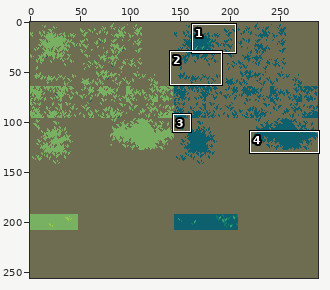
Sprite sheet, stored at images/experimental/rpg/grass2.png. The first picture is a wide view before the edit; the outline marks the close-up.
Close-up. First the earlier version:
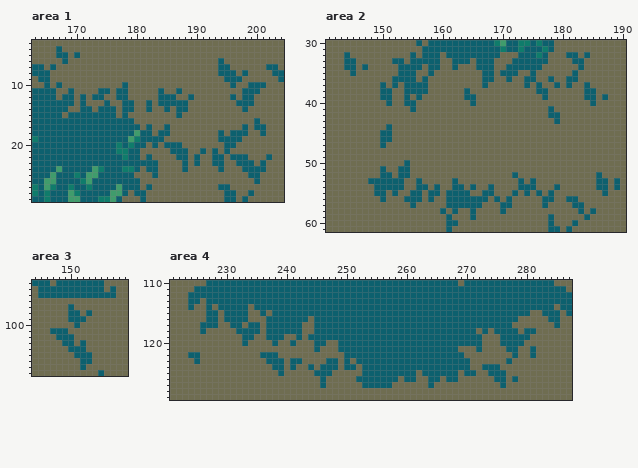
The file is 288x256 pixels. Shown: area 1: x 163..204, y 3..29; area 2: x 141..190, y 30..61; area 3: x 144..159, y 93..108; area 4: x 221..287, y 110..129. The commit also changed other parts of the picture, which this record leaves out.
Once edited:
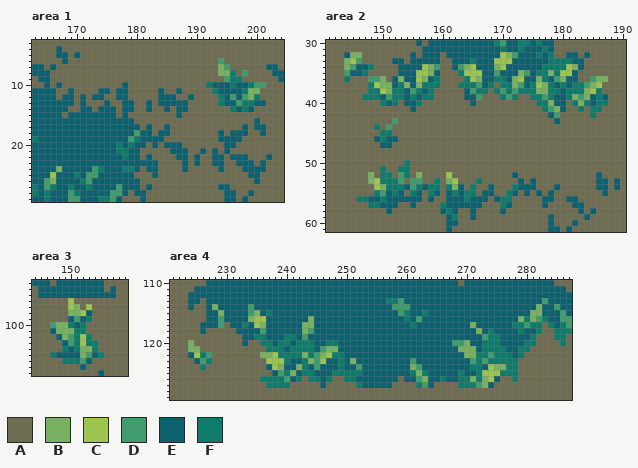
Palette (. is transparent): A #6f6d51  B #79b162  C #9cc550  D #409c6c  E #0d606e  F #0f7c6b
Edits made:
Changed rows in their new state; - is an unchanged pixel.
Area 1:
first column x 192:
 6 --D-------
 7 --BD------
 8 --BBF-D---
 9 ---DFF----
10 FEEEFEEFDD
11 -FEEEEFBB-
12 --FEDEDBF-
13 --FEEDFFEE
14 ----FEFE--
first column x 166:
24 -B
25 C-
26 B-
Area 2:
first column x 144:
32 -BB-----------------------CBD-----F---------
33 BCD------------------F---CCC------FFFF------
34 BDE-F--------CBD---DBC---BC------FFFFCB-----
35 D-EF--------CCBE---FCCC--D---BD-FFBFCC------
36 F---DDB--B--CBEF----FCB--FF-BC--BF-DB----DBB
37 ----FCBB-FB-BFFF---FFFD-F-FFBD-FCBF-F-FFDBC-
38 ----FFCBFF-DF-F------DFF-FDFDFFFBBFFEFFFBCF-
39 ---FFF-DFF-F-FF-------D---FDF--FFDFEEFBDB-F-
40 ------F-F---F-------------------FFBEE-FBF-FF
41 ---------------------------------FDBE--F-FF-
42 -----------------------------------D-----F--
43 --------D-----------------------------------
44 -----F-D------------------------------------
45 ------FF------------------------------------
46 -----EF-E-----------------------------------
47 -------E------------------------------------
50 ----------F---------------------------------
51 ------F--FF---------------------------------
52 ----B-FF-DF-B----C--------------------------
53 ----BCFFFD-DD--F-BC---F---------------------
54 -----CBFFFEDF-FF-FB--F------F---------------
55 -----FDEFE-F--F---F-FF-----F----------------
56 --FFEEFEEE----------F-----FF----------------
57 ----FFEEE-------F---------F-----------------
58 -------E---------F--------------------------
59 ------------------F-------------------------
Area 3:
first column x 147:
 96 ---C-----
 97 ---CB-C--
 98 ---BBC---
 99 ----D-F--
100 DBBF-F---
101 -BBBFF---
102 --BDFCF--
103 ---DFCFF-
104 --F-FBBF-
105 FEEE-BDEF
106 --FFFD---
Area 4:
first column x 224:
113 ---------------------------------FFD-----------------------D----
114 ----B-----D-----------------------DDD---------------------B--D--
115 -----B----DB-F---------------------DF--F-----------------BB---D-
116 -----D----BCC-------B---------------F-D----------------BFBDF--DD
117 -----D---F-CB------BB----------------F---------B------FFDFF-F-FD
118 ------------D------BD---------------------------B-F----F--F--FFF
119 -----------FF---FF-D-----------------------------DFF-----F---FF-
120 B-----------FF-FF-FFF--FF-------------------DDB--FFF----FF----F-
121 BB-----------FFFEFFFF-DBB--------------------BBB-FFFF--FFA------
122 -CFD--------BBCFFFFBFDBCFF--------------------BBFFDFFF-F-A------
123 --DF---------CCCF--FBDC--F-B---------D---------DFDFFFFF---------
124 --F----------ECBE-BF-D---F--D--------BD--------FF-CBBFF---------
125 --------------EDFBEFF---FFFFF--------FBF-----F--FCCCFFF---------
126 ------------FFFFDEF-FF-F--FF----------DB--F--FFBFBC-A-F---------
127 -------------FFFF-----------F---------FD-----FFFDBE-A-----------
Pixel boxes of the changes (left, top, right, bottom) in both close-ups:
changed: (206, 58, 266, 112)
changed: (50, 166, 62, 184)
changed: (344, 52, 608, 220)
changed: (50, 298, 104, 364)
changed: (386, 298, 572, 388)
changed: (188, 304, 224, 370)
changed: (242, 304, 362, 388)
